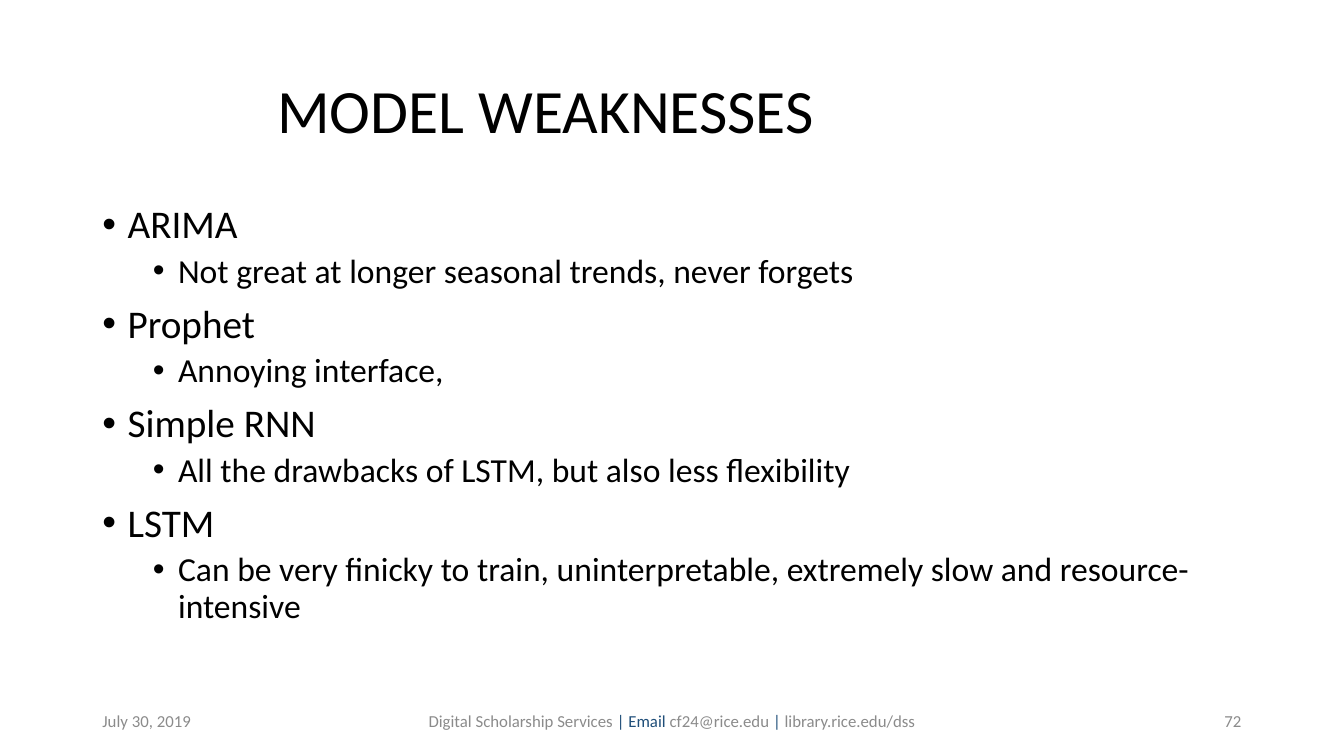
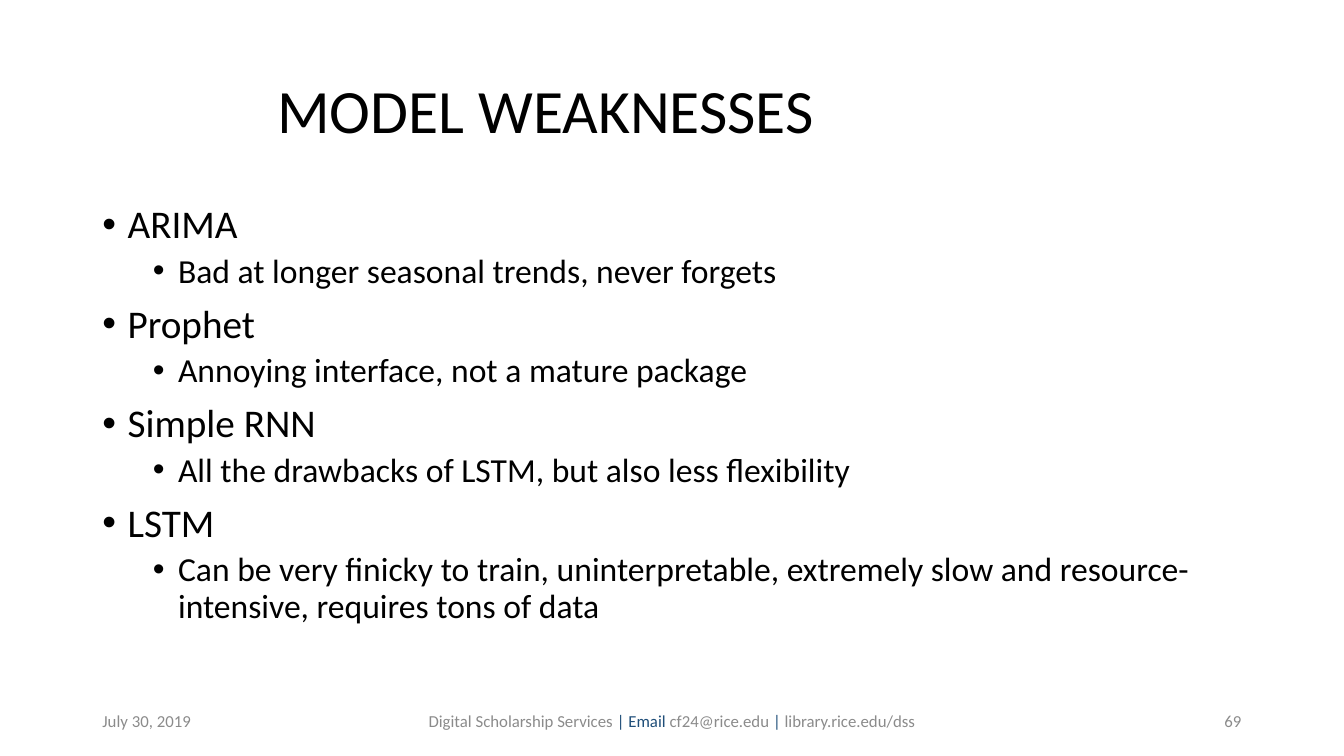
Before and after one commit to bakitybacon/rice-data-and-donuts, a slide deck: slide 69 of tsa/Introduction to Time Series Analysis.pptx (slide 72 before the commit). Drawn at 1344x756 pixels with LibreOffice and Linux fonts; fonts in the diff are those of the drawing; background and template pictures are left out. Boxes give left, top, right and bottom in pixels: in the first picture for what was removed or moved away, otherwise in the second. Text is boxed around its words. In the diff, an @@ line names an element or a change of style, - is before the commit and + after.

```diff
--- a/tsa/Introduction to Time Series Analysis.pptx
+++ b/tsa/Introduction to Time Series Analysis.pptx
@@ text at box(178, 259, 776, 289): text changed @@
-  • Not great at longer seasonal trends, never forgets
+  • Bad at longer seasonal trends, never forgets
@@ text at box(178, 358, 747, 388): text changed @@
-  • Annoying interface,
+  • Annoying interface, not a mature package
@@ text at box(178, 557, 1189, 624): text changed @@
-  • Can be very finicky to train, uninterpretable, extremely slow and resource-intensive
+  • Can be very finicky to train, uninterpretable, extremely slow and resource-intensive, requires tons of data
@@ page number at box(1224, 716, 1241, 727): text changed @@
-72
+69
```
Also in this commit, not shown: 4 other slides changed, 3 slides removed.
